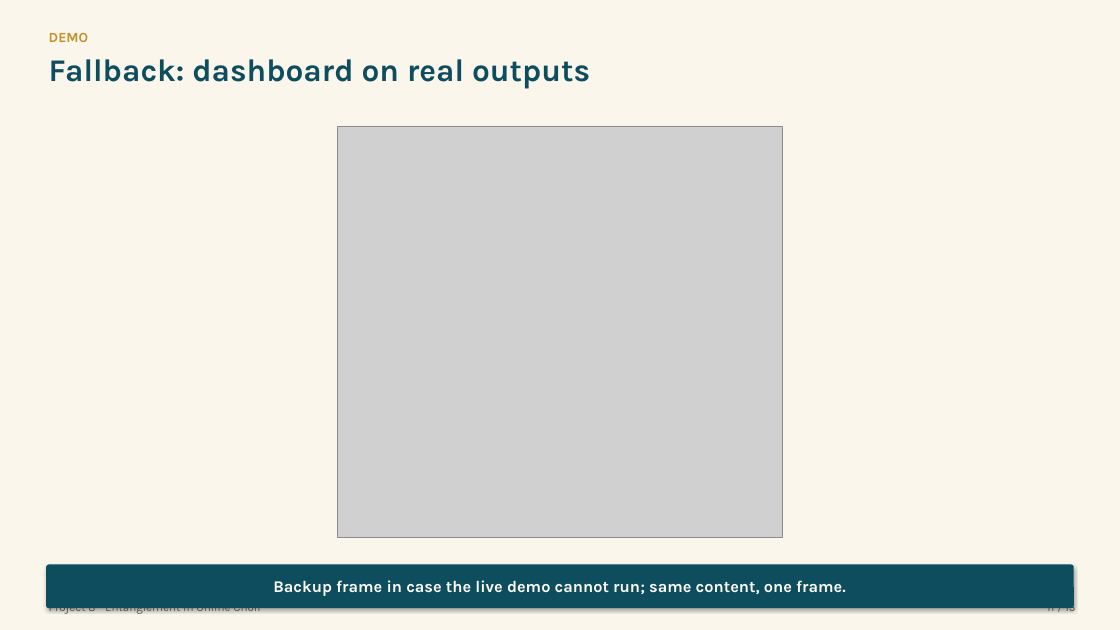
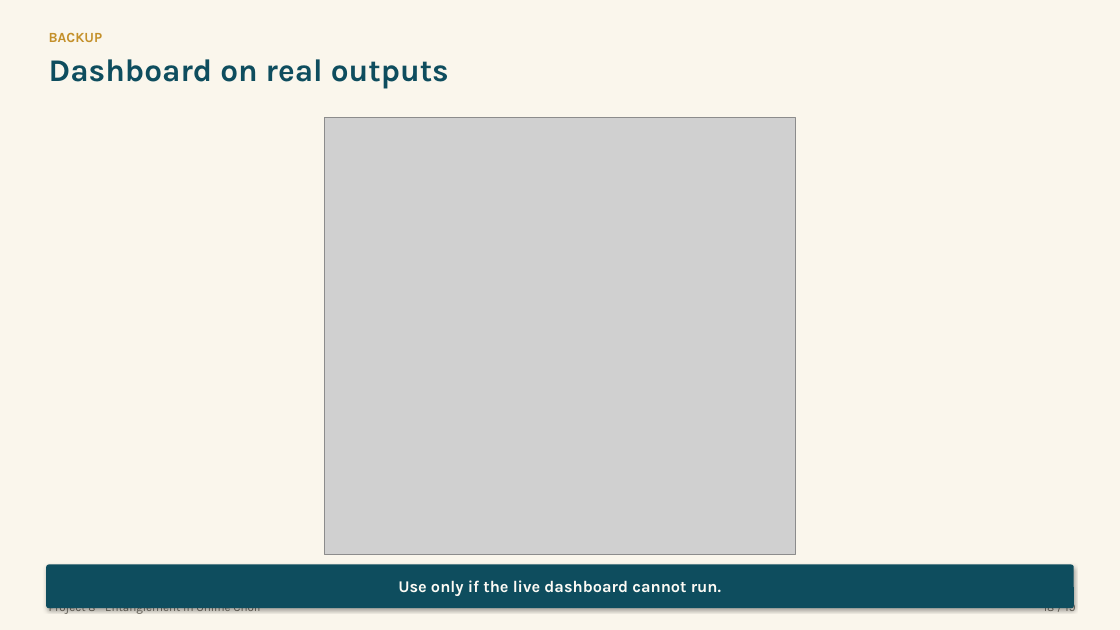
Before and after one commit to Zuraiz270/networked-choir-entanglement, a slide deck: slide 18 of output/jul23_final_presentation.pptx (slide 11 before the commit). Drawn at 1120x630 pixels with LibreOffice and Linux fonts; fonts in the diff are those of the drawing; grey boxes stand for pictures. Boxes give left, top, right and bottom in pixels: in the first picture for what was removed or moved away, otherwise in the second. Text is boxed around its words. In the diff, an @@ line names an element or a change of style, - is before the commit and + after.

```diff
--- a/output/jul23_final_presentation.pptx
+++ b/output/jul23_final_presentation.pptx
@@ text at (49,59,449,89): text changed @@
-Fallback: dashboard on real outputs
+Dashboard on real outputs
@@ text at (49,33,103,42): text changed @@
-DEMO
+BACKUP
@@ picture: place and size @@
-picture at (338,126,782,538)
+picture at (324,118,796,555)
@@ text in rounded rectangle at (398,580,721,596): text changed @@
-Backup frame in case the live demo cannot run; same content, one frame.
+Use only if the live dashboard cannot run.
@@ text at (1043,600,1076,614): text changed @@
-11 / 15
+18 / 19
```
Also in this commit, not shown: 8 other slides changed, 10 slides added, 6 slides removed, 18 other files.
